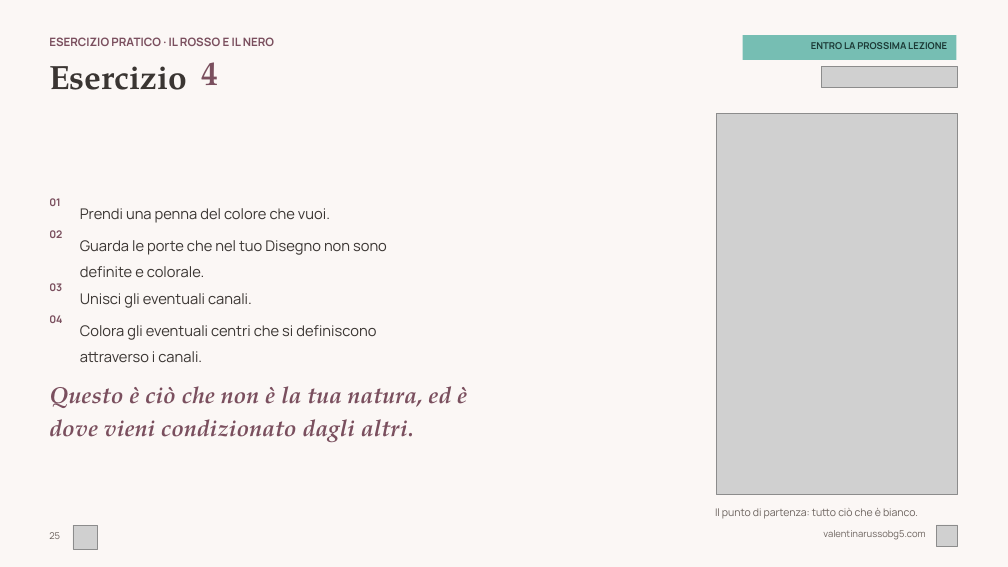
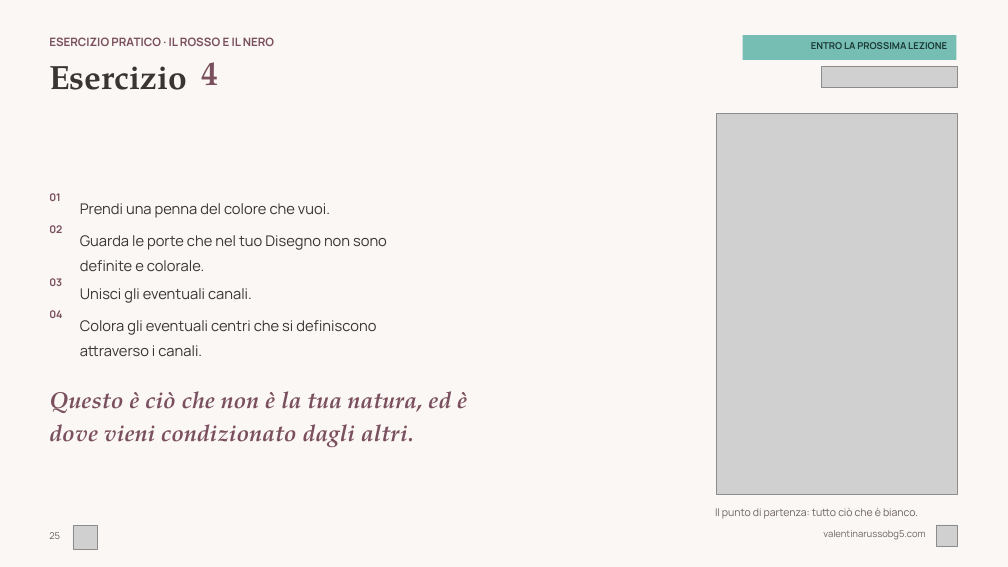
Before and after one commit to valentina-russo/valentinarusso-site, a slide deck: slide 25 of grav-site/root/kit-corso/corso-base-hd.pptx. Drawn at 1008x567 pixels with LibreOffice and Linux fonts; fonts in the diff are those of the drawing; grey boxes stand for pictures. Boxes give left, top, right and bottom in pixels: in the first picture for what was removed or moved away, otherwise in the second. Text is boxed around its words. In the diff, an @@ line names an element or a change of style, - is before the commit and + after.

```diff
--- a/grav-site/root/kit-corso/corso-base-hd.pptx
+++ b/grav-site/root/kit-corso/corso-base-hd.pptx
@@ 8 texts moved together from (x1=49, y1=198, x2=387, y2=362) to (x1=49, y1=193, x2=387, y2=356) @@
@@ text "Questo è ciò che non ..." moved from (x1=49, y1=386, x2=467, y2=442) to (x1=49, y1=391, x2=467, y2=447) @@
```
Also in this commit, not shown: 5 other slides changed, 1 other file.
